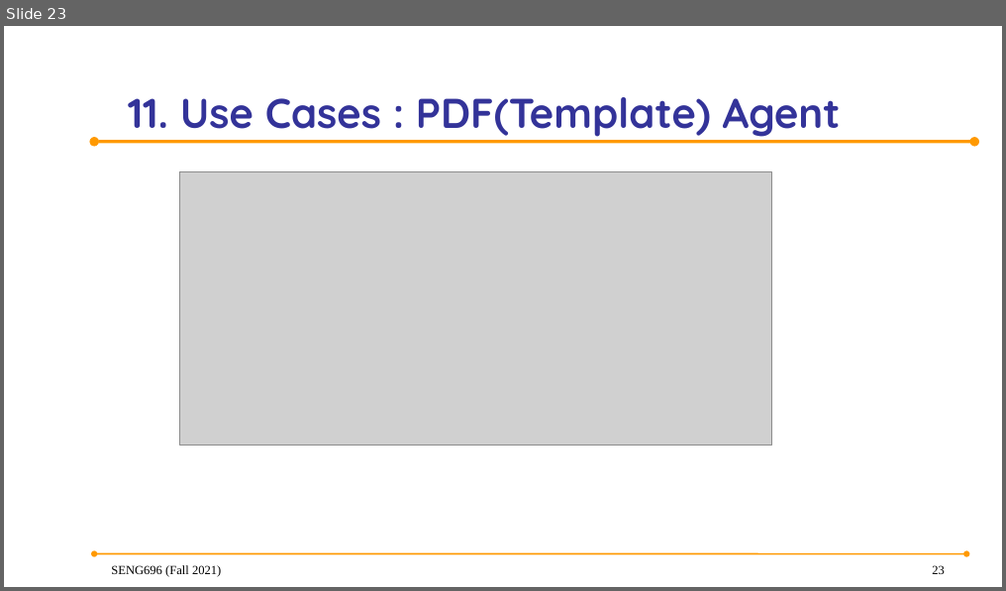
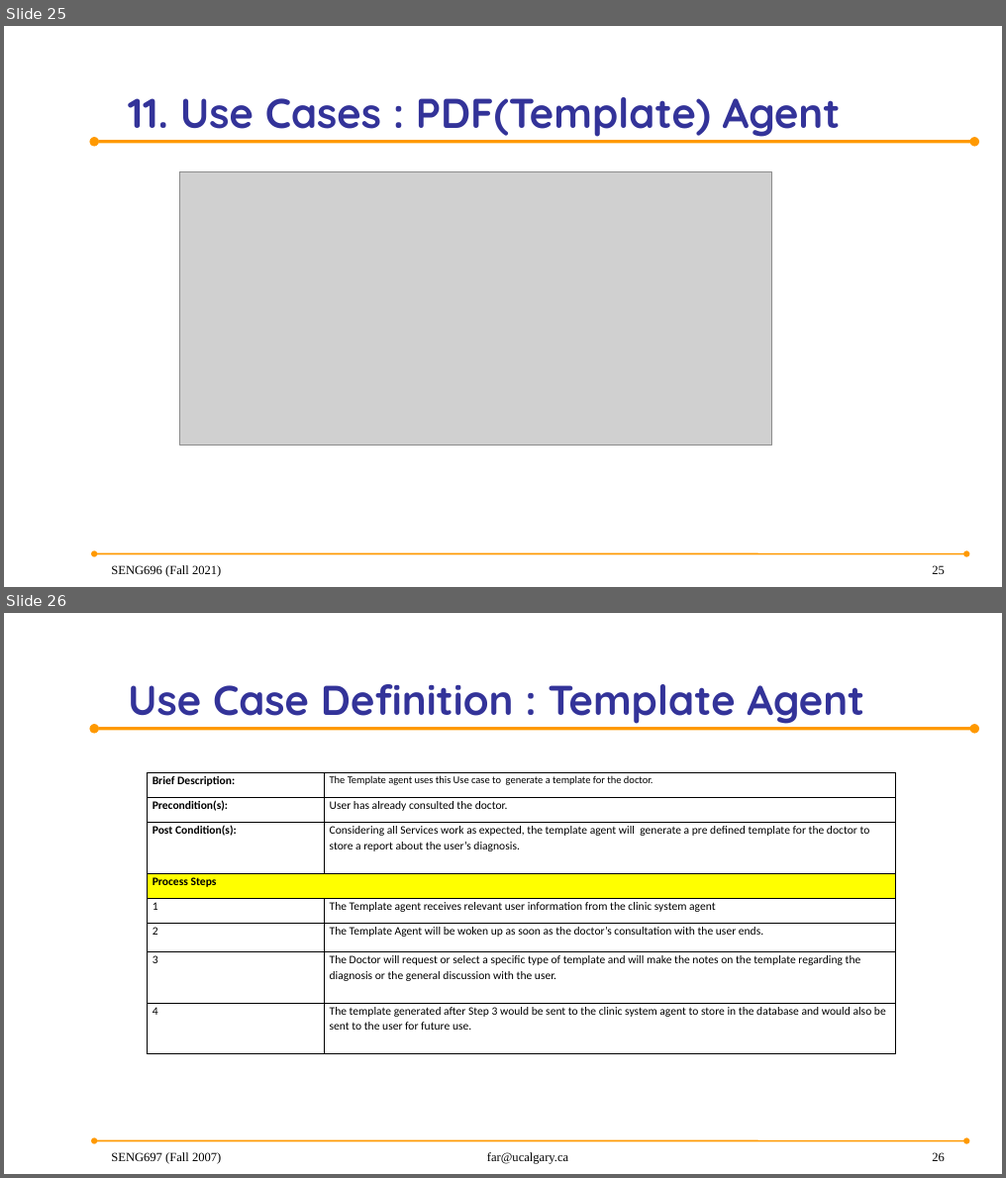
Before and after one commit to anish30145784/SENG696_GroupD, a slide deck: GroupD_ProjectPresentation.pptx. Shown one above the other, each under a label of ours: slide 23 before the commit, slides 25 and 26 after it. The pictures are 1006x591 and 1006x1178 pixels, drawn with LibreOffice and Linux fonts; fonts in the diff are those of the drawing; grey boxes stand for pictures; background and template pictures are left out. Boxes give left, top, right and bottom in pixels: in the first picture for what was removed or moved away, otherwise in the second. Text is boxed around its words. In the diff, an @@ line names an element or a change of style, - is before the commit and + after.

Commit message:
user defination case  for template and video link agent

```diff
--- a/GroupD_ProjectPresentation.pptx
+++ b/GroupD_ProjectPresentation.pptx
@@ slide 26 added at box(4, 613, 1002, 1174), background picture (left out); not listed: 2 template elements that a slide beside it also shows @@
@@ title added at box(128, 684, 864, 724), 40 pt, text #333399, bold @@
+Use Case Definition : Template Agent
@@ table added at box(147, 773, 896, 1055), 8 rows, 2 columns @@
+Brief Description: | The Template agent uses this Use case to generate a template for the doctor.
+Precondition(s): | User has already consulted the doctor.
+Post Condition(s): | Considering all Services work as expected, the template agent will generate a pre defined template for the doctor to store a report about the user’s diagnosis.
+Process Steps | 
+1 | The Template agent receives relevant user information from the clinic system agent
+2 | The Template Agent will be woken up as soon as the doctor’s consultation with the user ends.
+3 | The Doctor will request or select a specific type of template and will make the notes on the template regarding the diagnosis or the general discussion with the user.
+4 | The template generated after Step 3 would be sent to the clinic system agent to store in the database and would also be sent to the user for future use.
@@ text added at box(111, 1153, 221, 1164), 12 pt, text #000000 @@
+SENG697 (Fall 2007)
@@ text added at box(487, 1153, 568, 1164), 12 pt, text #000000 @@
+far@ucalgary.ca
@@ page number added at box(932, 1153, 944, 1161), 12 pt, text #000000 @@
+26
@@ what was slide 23 is now slide 25 @@
@@ page number at box(932, 566, 944, 574): text changed @@
-23
+25
```
Also in this commit, not shown: 7 slides changed, 3 other slides added, 4 slides removed.
